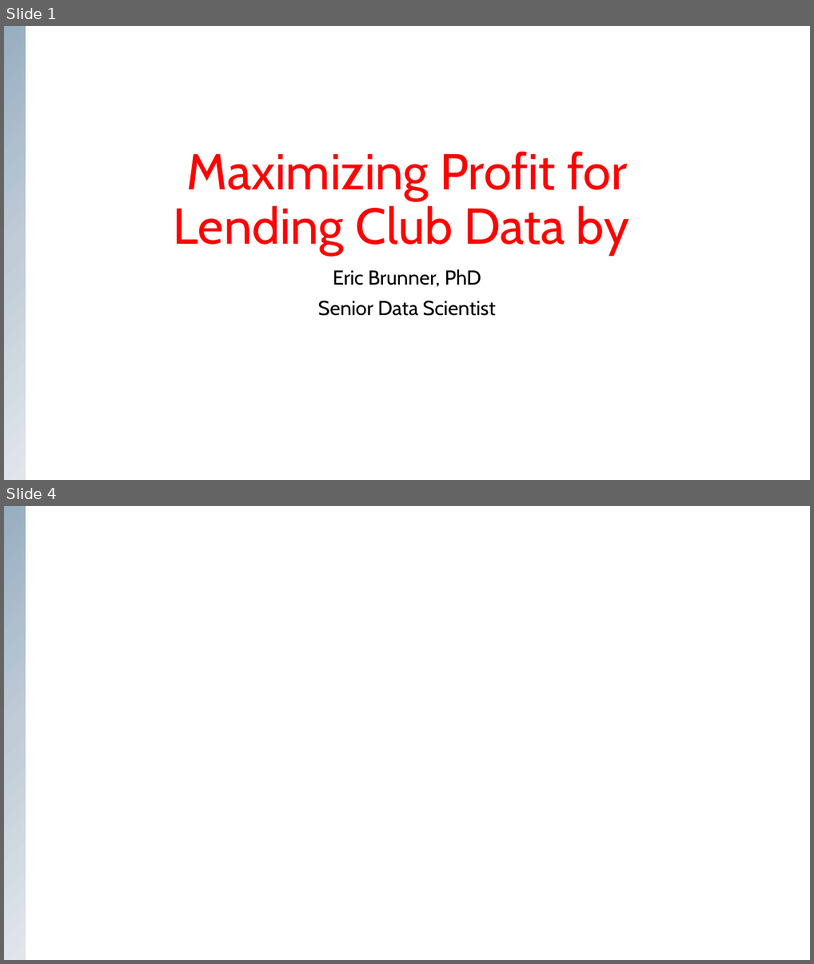
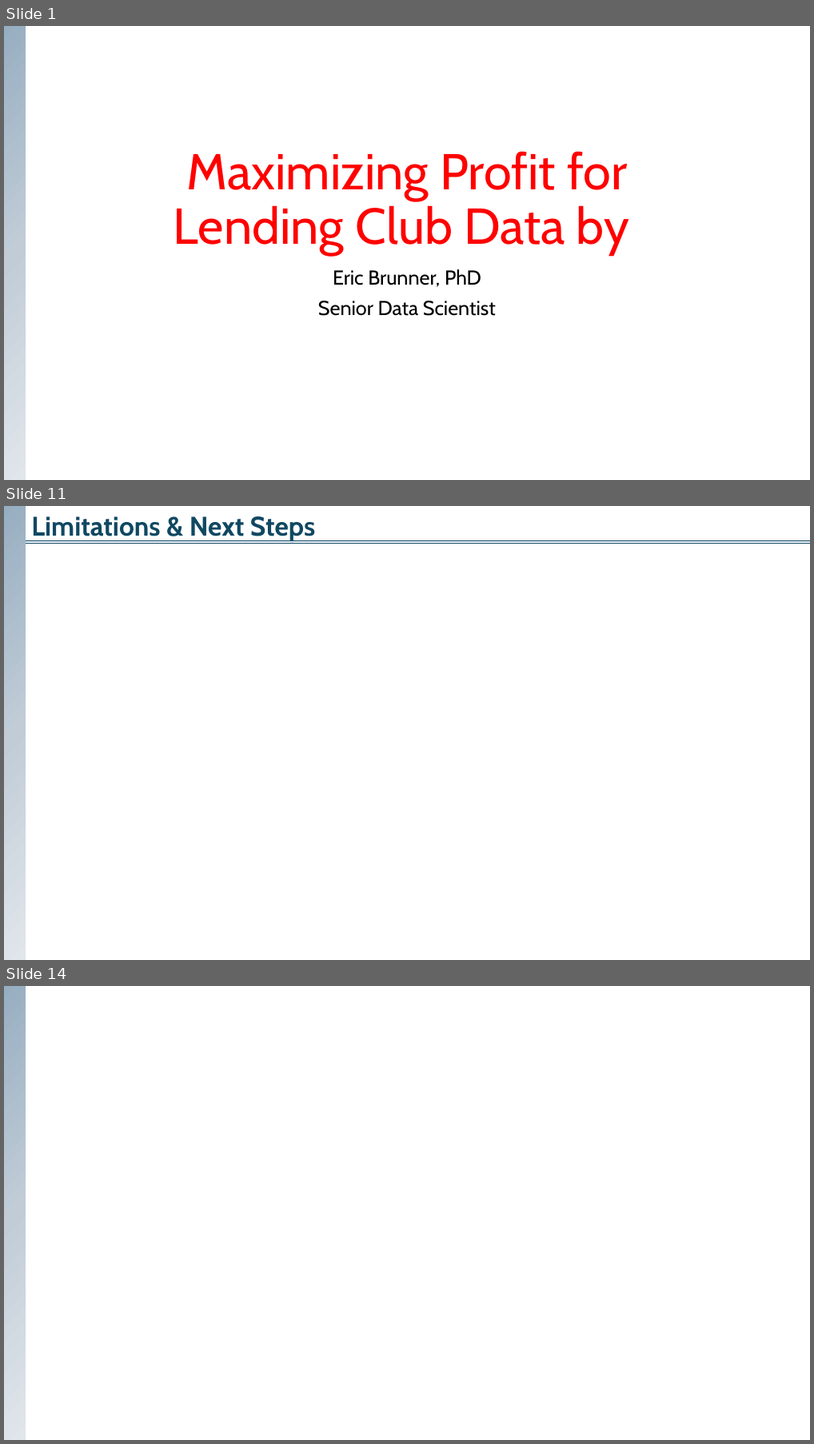
Before and after one commit to 37signals37/lending_club, a slide deck: Maximizing Profit for Lending Club.pptx. Shown one above the other, each under a label of ours: slides 1 and 4 before the commit, slides 1, 11 and 14 after it; the slides between them are not shown. The pictures are 814x964 and 814x1444 pixels, drawn with LibreOffice and Linux fonts; fonts in the diff are those of the drawing. Boxes give left, top, right and bottom in pixels: in the first picture for what was removed or moved away, otherwise in the second. Text is boxed around its words. In the diff, an @@ line names an element or a change of style, - is before the commit and + after.

```diff
--- a/Maximizing Profit for Lending Club.pptx
+++ b/Maximizing Profit for Lending Club.pptx
@@ slide 11 added at bbox=[4, 506, 810, 960], background #FFFFFF @@
@@ group added at bbox=[4, 506, 810, 960]: 3 lines, 1 text, 1 rectangle @@
+Limitations & Next Steps
@@ what was slide 4 is now slide 14 @@
```
Also in this commit, not shown: 1 slide changed, 11 other slides added, 1 slide removed, 5 other files.
